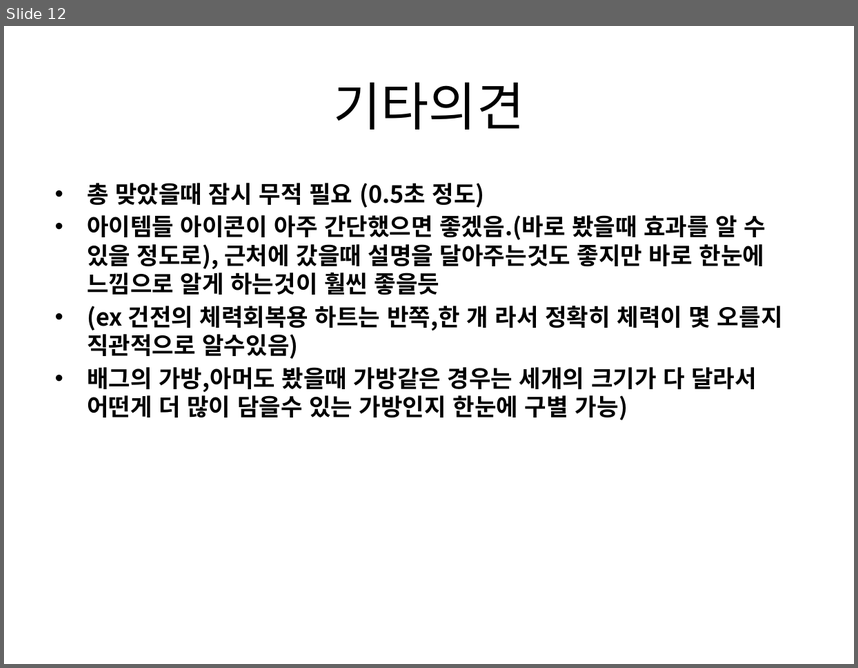
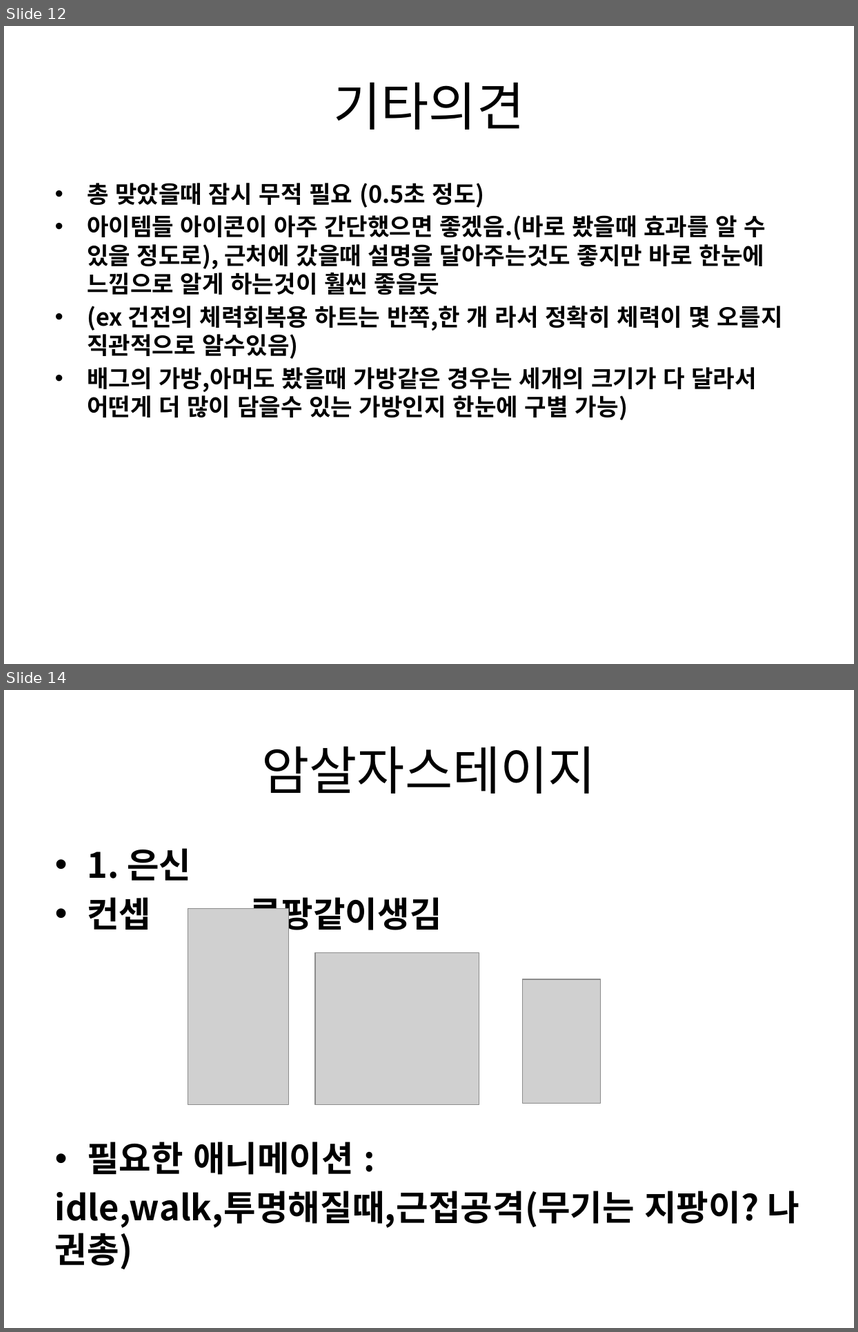
Before and after one commit to gkdlgndpdu/EscapeJail, a slide deck: EscapeJail/Assets/기획/스테이지1기획.pptx. Shown one above the other, each under a label of ours: slide 12 before the commit, slides 12 and 14 after it; the slides between them are not shown. The pictures are 858x668 and 858x1332 pixels, drawn with LibreOffice and Linux fonts; fonts in the diff are those of the drawing; grey boxes stand for pictures. Boxes give left, top, right and bottom in pixels: in the first picture for what was removed or moved away, otherwise in the second. Text is boxed around its words. In the diff, an @@ line names an element or a change of style, - is before the commit and + after.

```diff
--- a/EscapeJail/Assets/기획/스테이지1기획.pptx
+++ b/EscapeJail/Assets/기획/스테이지1기획.pptx
@@ slide 14 added at [4,690,854,1328], background #FFFFFF @@
@@ title added at [261,746,596,793], 44 pt, text #000000 @@
+암살자스테이지
@@ text added at [55,848,800,1269], 29.6 pt, text #000000, bold @@
+• 1. 은신
+• 컨셉 루팡같이생김
+• 필요한 애니메이션 :
+idle,walk,투명해질때,근접공격(무기는 지팡이? 나 권총)
@@ picture added at [188,909,289,1104] @@
@@ picture added at [315,953,479,1104] @@
@@ picture added at [523,979,601,1103] @@
```
Also in this commit, not shown: 2 slides changed, 5 other slides added, 12 other files.
